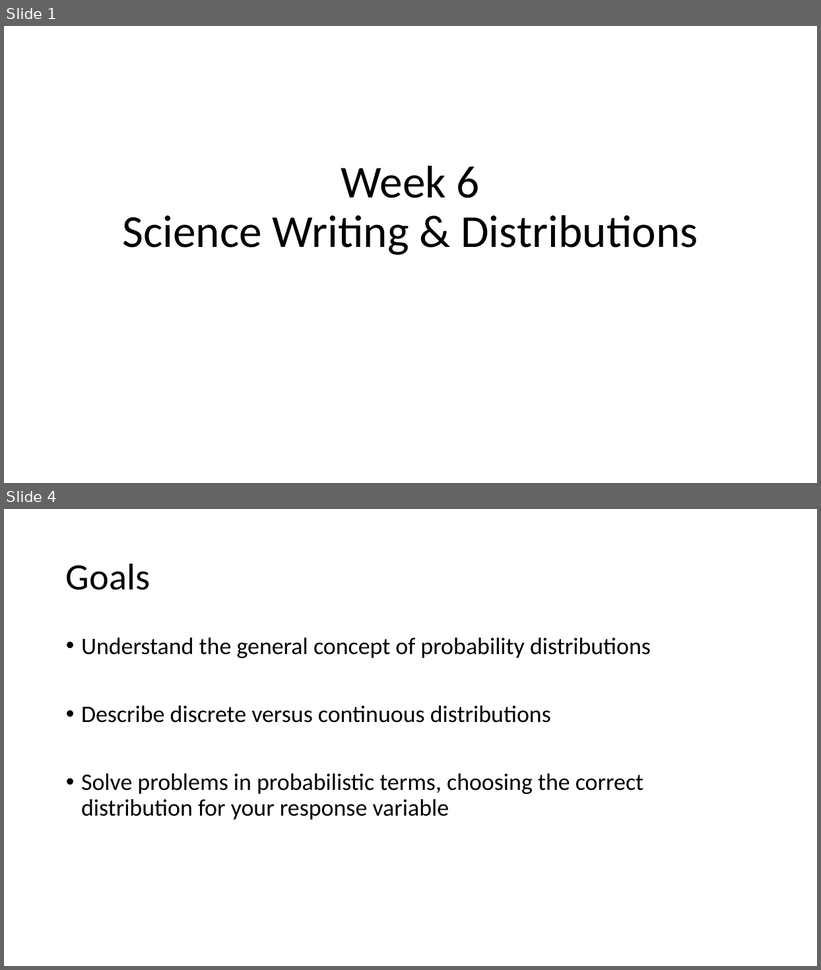
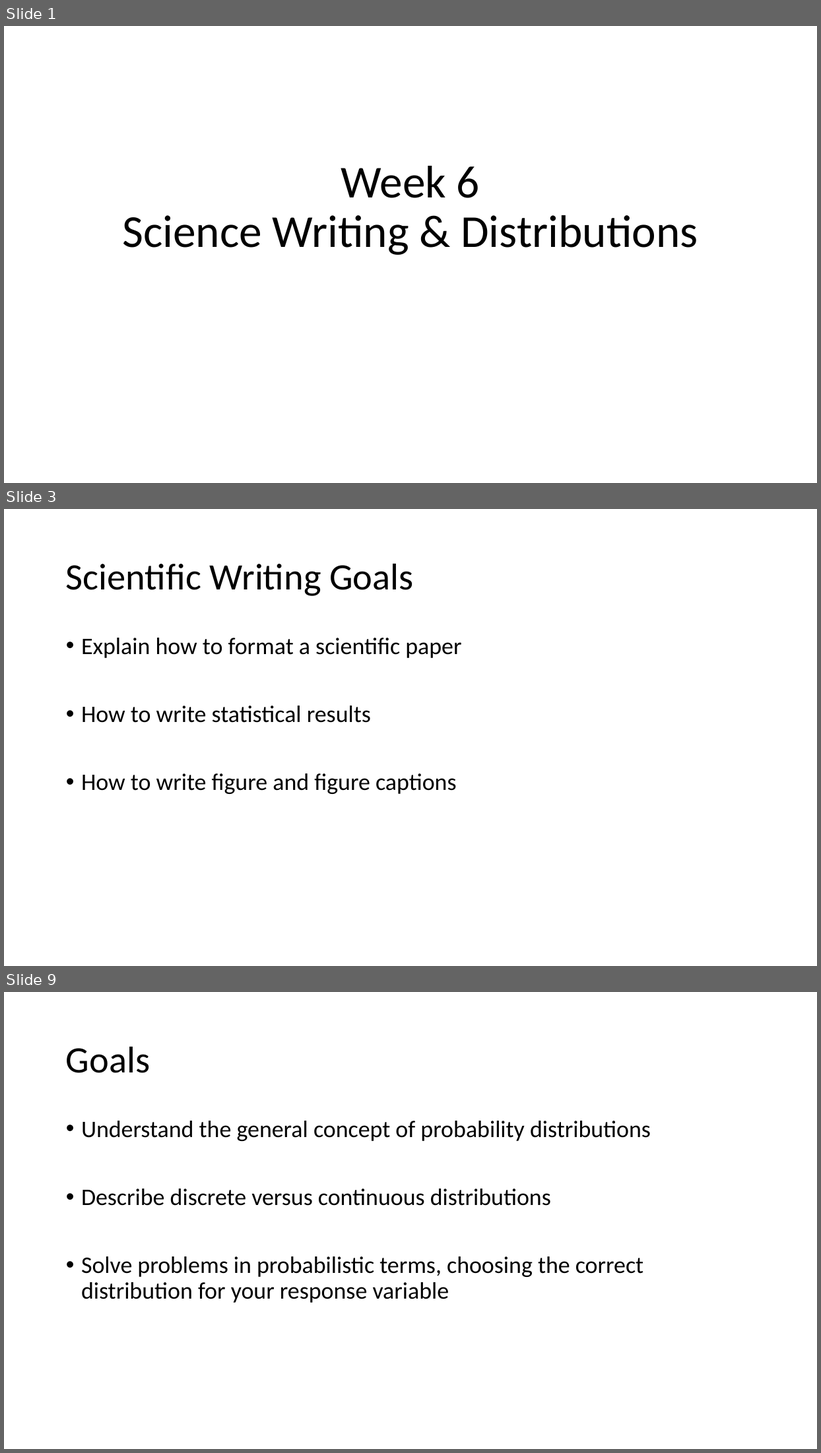
Before and after one commit to DataInvestigations/class_materials, a slide deck: lectures/le10_distributions/le10_distributions.pptx. Shown one above the other, each under a label of ours: slides 1 and 4 before the commit, slides 1, 3 and 9 after it; the slides between them are not shown. The pictures are 821x970 and 821x1453 pixels, drawn with LibreOffice and Linux fonts; fonts in the diff are those of the drawing. Boxes give left, top, right and bottom in pixels: in the first picture for what was removed or moved away, otherwise in the second. Text is boxed around its words. In the diff, an @@ line names an element or a change of style, - is before the commit and + after.

```diff
--- a/lectures/le10_distributions/le10_distributions.pptx
+++ b/lectures/le10_distributions/le10_distributions.pptx
@@ slide 3 added at [4,509,817,966], background #FFFFFF @@
@@ title added at [66,563,413,596], 44 pt, text #000000 @@
+Scientific Writing Goals
@@ text added at [81,638,461,794], 28 pt, text #000000 @@
+• Explain how to format a scientific paper
+• How to write statistical results
+• How to write figure and figure captions
@@ what was slide 4 is now slide 9 @@
```
Also in this commit, not shown: 7 slides changed, 4 other slides added, 4 other files.
